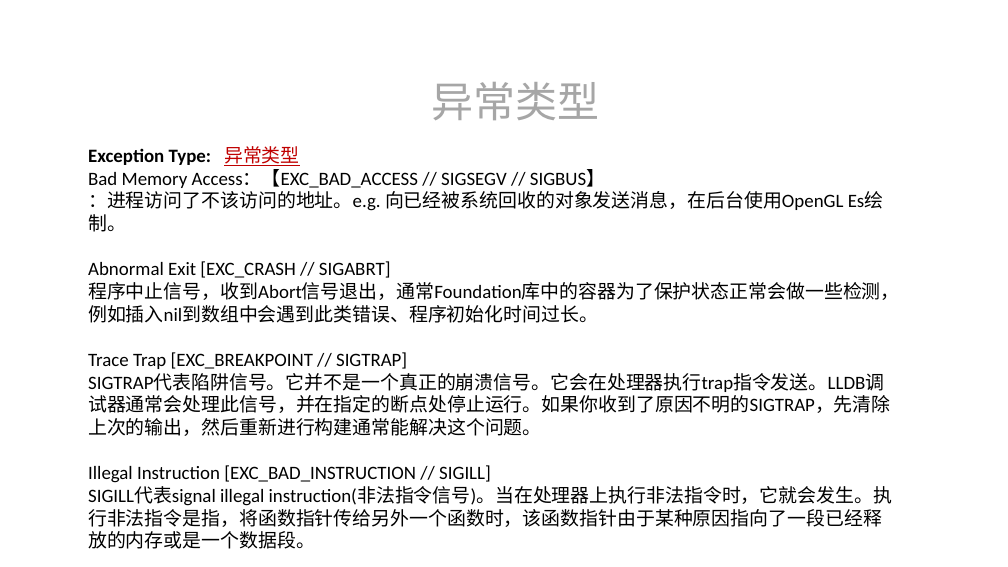
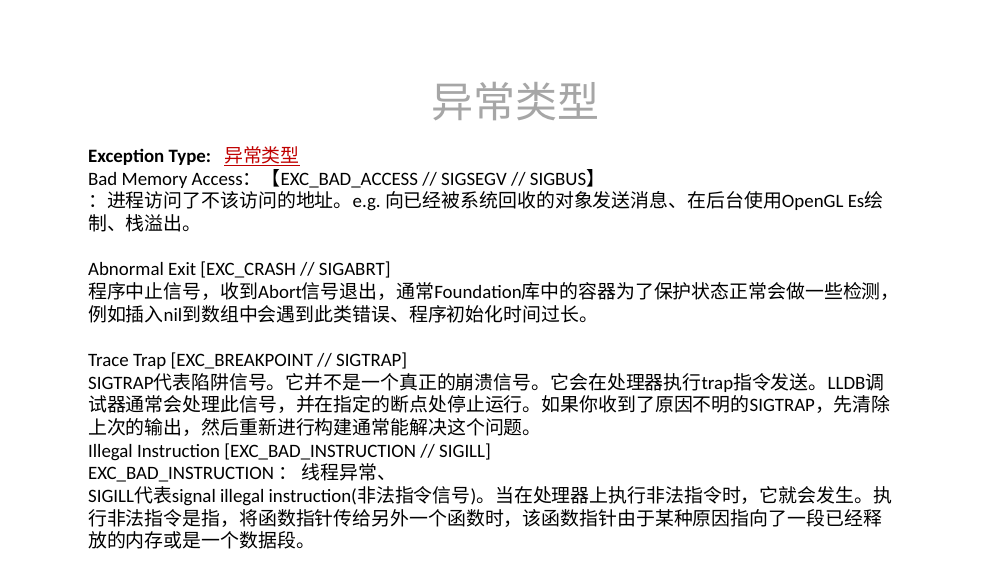
Before and after one commit to git-hushuai/CrashHandle, a slide deck: slide 12 of 网金控股ppt模版.pptx. Drawn at 1008x567 pixels with LibreOffice and Linux fonts; fonts in the diff are those of the drawing; background and template pictures are left out. Boxes give left, top, right and bottom in pixels: in the first picture for what was removed or moved away, otherwise in the second. Text is boxed around its words. In the diff, an @@ line names an element or a change of style, - is before the commit and + after.

```diff
--- a/网金控股ppt模版.pptx
+++ b/网金控股ppt模版.pptx
@@ text at (88,191,843,232): text changed @@
-：进程访问了不该访问的地址。e.g. 向已经被系统回收的对象发送消息，在后台使用OpenGL Es绘制。
+：进程访问了不该访问的地址。e.g. 向已经被系统回收的对象发送消息、在后台使用OpenGL Es绘制、栈溢出。
@@ text at (88,463,396,482): paragraph added @@
+EXC_BAD_INSTRUCTION ： 线程异常、
```
Also in this commit, not shown: 2 other slides changed, 6 other files.
